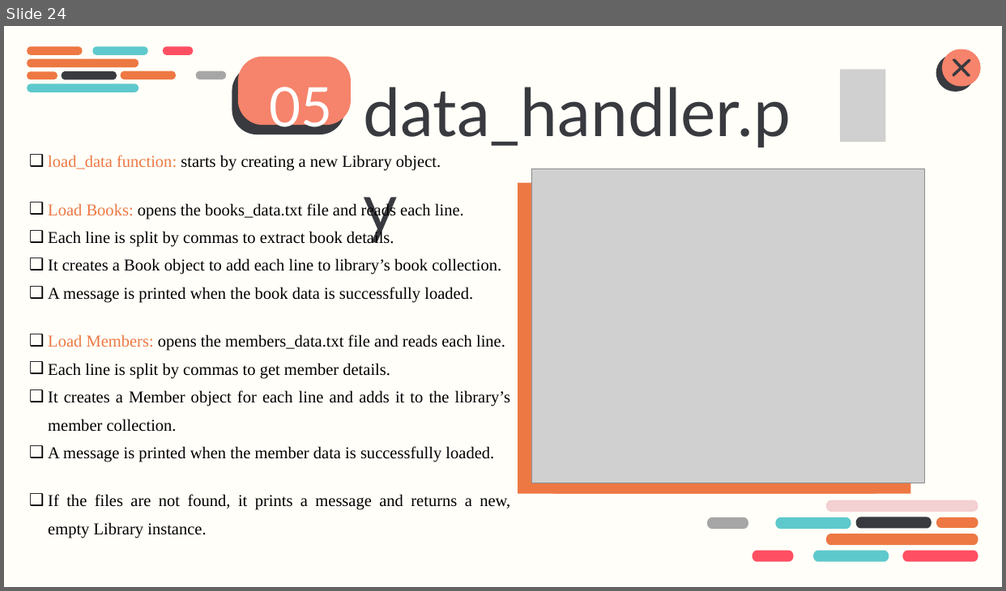
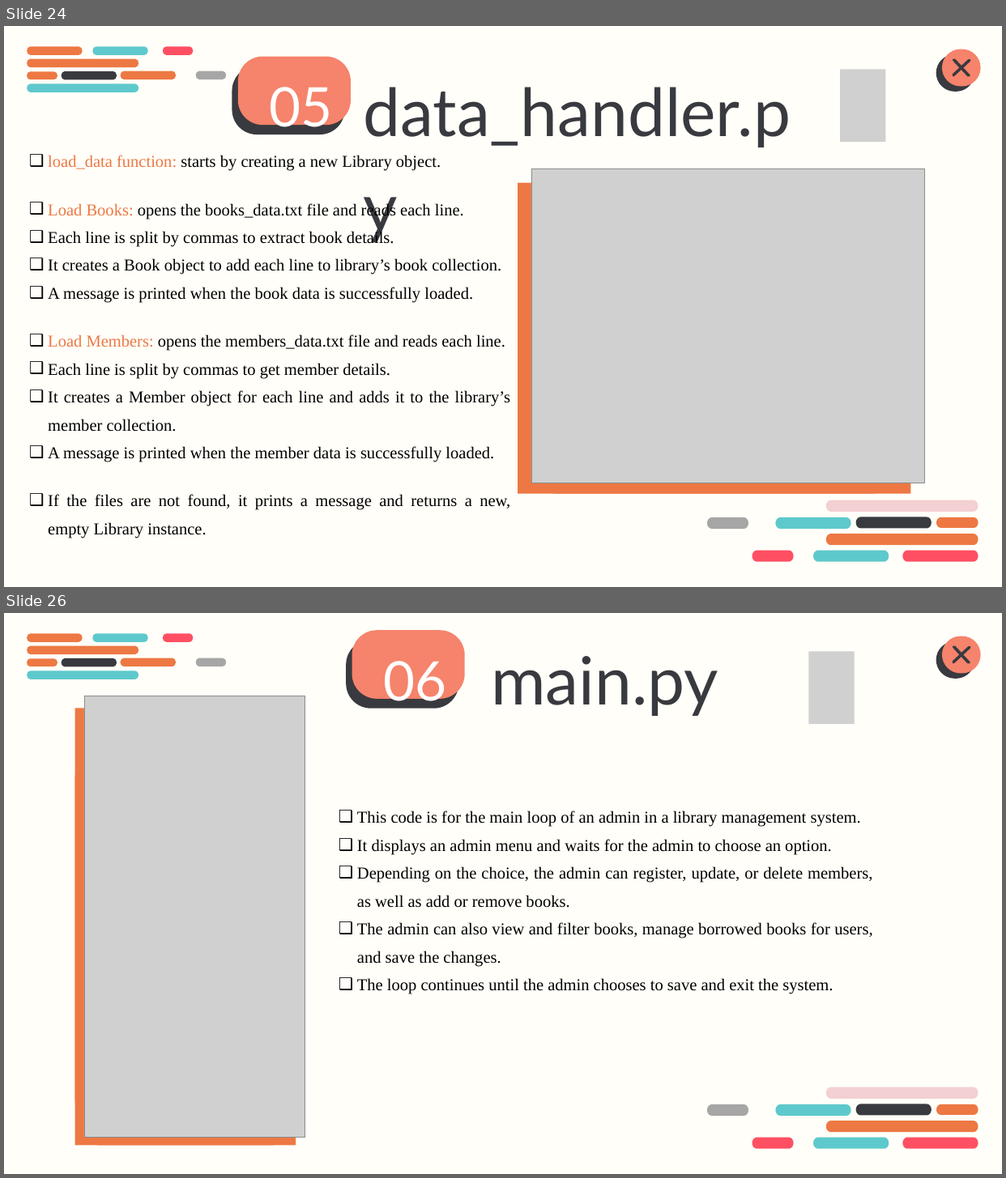
Before and after one commit to Mohamed-Salem-Ali/Library-Management-System, a slide deck: Library Console Management System.pptx. Shown one above the other, each under a label of ours: slide 24 before the commit, slides 24 and 26 after it; the slides between them are not shown. The pictures are 1006x591 and 1006x1178 pixels, drawn with LibreOffice and Linux fonts; fonts in the diff are those of the drawing; grey boxes stand for pictures. Boxes give left, top, right and bottom in pixels: in the first picture for what was removed or moved away, otherwise in the second. Text is boxed around its words. In the diff, an @@ line names an element or a change of style, - is before the commit and + after.

```diff
--- a/Library Console Management System.pptx
+++ b/Library Console Management System.pptx
@@ slide 26 added at box(4, 613, 1002, 1174), background #FFFEF8 @@
@@ freeform shape added at box(351, 631, 465, 699), fill #F6836B @@
@@ freeform shape added at box(346, 640, 458, 709), fill #393A3F @@
@@ text added at box(384, 661, 447, 711), 78.7 pt, text #FFFFFF @@
+06
@@ text added at box(491, 656, 718, 716), 96 pt, text #393A3F @@
+main.py
@@ picture added at box(809, 651, 854, 724) @@
@@ group added at box(936, 636, 981, 679): 4 freeform shapes @@
@@ group added at box(27, 633, 226, 679): 9 freeform shapes @@
@@ rectangle added at box(74, 708, 296, 1145), fill #ED7843 @@
@@ picture added at box(84, 696, 305, 1138) @@
@@ freeform shape added at box(74, 730, 296, 1145), fill #ED7843 @@
@@ text added at box(357, 811, 872, 995), 24 pt, text #000000 @@
+❑ This code is for the main loop of an admin in a library management system.
+❑ It displays an admin menu and waits for the admin to choose an option.
+❑ Depending on the choice, the admin can register, update, or delete members, as well as add or remove books.
+❑ The admin can also view and filter books, manage borrowed books for users, and save the changes.
+❑ The loop continues until the admin chooses to save and exit the system.
@@ group added at box(707, 1088, 978, 1149): 9 freeform shapes @@
```
Also in this commit, not shown: 3 slides changed, 2 other slides added, 3 other files.
